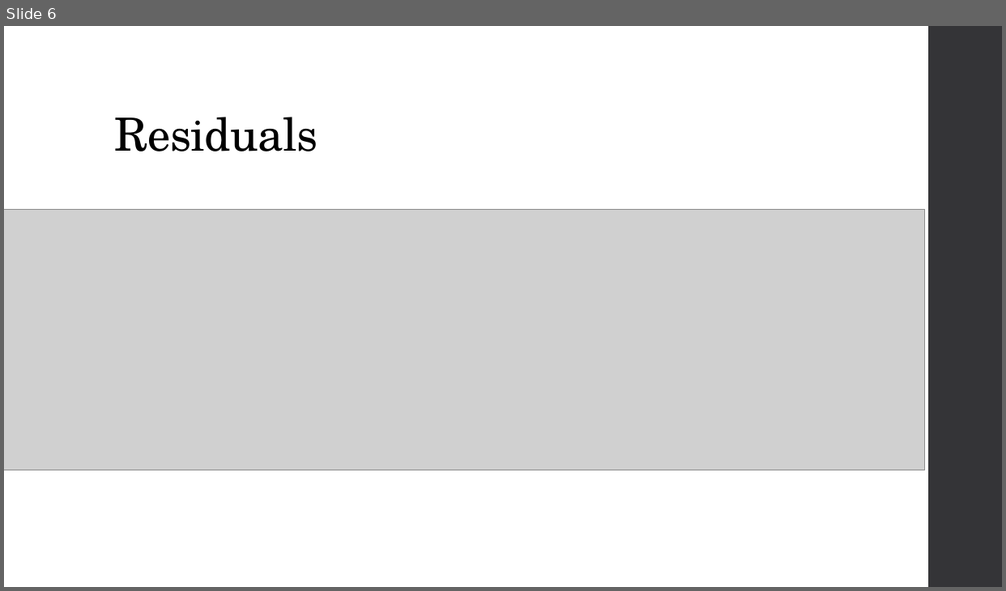
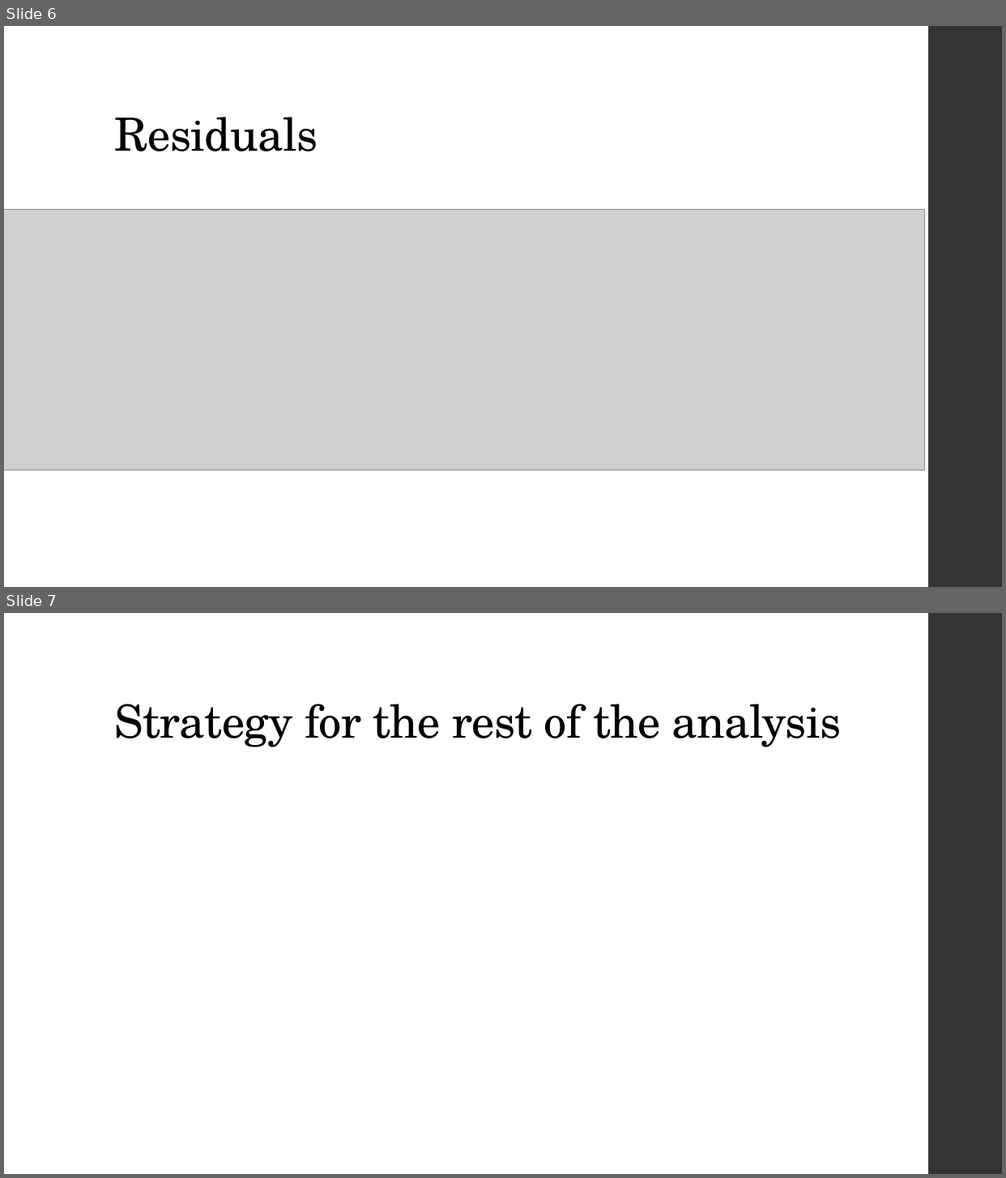
Before and after one commit to C-Stewart-GH/Forecasting_Texas_Covid_Case_Count, a slide deck: TS Project.pptx. Shown one above the other, each under a label of ours: slide 6 before the commit, slides 6 and 7 after it. The pictures are 1006x591 and 1006x1178 pixels, drawn with LibreOffice and Linux fonts; fonts in the diff are those of the drawing; grey boxes stand for pictures. Boxes give left, top, right and bottom in pixels: in the first picture for what was removed or moved away, otherwise in the second. Text is boxed around its words. In the diff, an @@ line names an element or a change of style, - is before the commit and + after.

Commit message:
AEG_updates

```diff
--- a/TS Project.pptx
+++ b/TS Project.pptx
@@ slide 7 added at [4,613,1002,1174], background #FFFFFF; not listed: 1 template element that a slide beside it also shows @@
@@ title added at [115,704,842,747], 44 pt, text #000000 @@
+Strategy for the rest of the analysis
```
